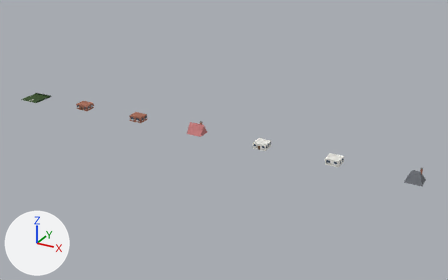
The Blender file objects/VanillaReplacements/Building/BLDHOU19/OG_BLDHOU19.blend: old version first, new version second.
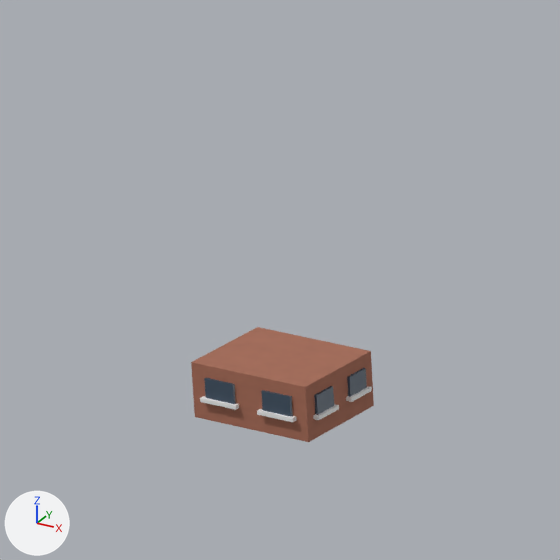
The first picture shows the older version from a 50 mm lens placed at (220.3, -208.7, 104.2), pointed at (103.3, 4.1, -2.2). The close-ups show the older and then the newer version on the part from 25% to 37% of the width and 28% to 48% of the height of that picture. Only the edits that show in the close-ups are written down. The axes (+X, +Y, +Z) are drawn at lower left. The lights are the same throughout.
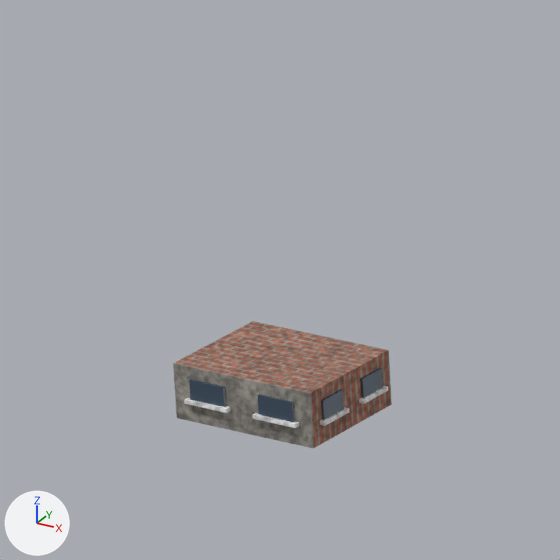
Where the newer file only moved an object's origin or applied its transform, the numbers keep the older frame.

The change, as a list of edits to the scene's bpy script:
```text
Change mat_brick_brick:
    remove # nodes: BsdfPrincipled, MixRGB, OutputMaterial, TexNoise, ValToRGB
    remove # colours: brown #ad6f59, light grey #cbcbcb, white #ffffff
    nodes: BsdfPrincipled, MixRGB x2, OutputMaterial, TexBrick, TexCoord x2, TexNoise x2, ValToRGB x2
    colours: brown #ad6f59, brown #9b634f, grey #959089, light grey #c8c8c8, white #ffffff, white #e9e9e9
Change me_cube_024:
    used by ob_cube_024; parent = ob_part2; location = (0.0, 0.512, 1.297)
    remove me_cube_024.from_pydata(...)  # 8 vertices, 6 faces; spans x -3.07..3.07, y -2.46..2.46, z -1.3..1.3
    add me_cube_024.from_pydata(...)  # 8 vertices, 6 faces; spans x -3.69..3.69, y -2.95..2.95, z -1.3..1.3
    me_cube_024 part 1: the whole mesh is scaled about its middle by (1.2, 1.2, 1)
Change ob_cube_025:
    ob_cube_025.location: (-1.535, -2.006, 1.556) -> (-1.843, -2.498, 1.556)
Change ob_cube_026:
    ob_cube_026.location: (-1.535, -2.08, 1.009) -> (-1.843, -2.571, 1.009)
Change ob_cube_027:
    ob_cube_027.location: (1.535, -2.006, 1.556) -> (1.843, -2.498, 1.556)
Change ob_cube_037:
    ob_cube_037.location: (3.132, -0.717, 1.556) -> (3.746, -0.962, 1.556)
Change ob_cube_039:
    ob_cube_039.location: (3.132, 1.74, 1.556) -> (3.746, 1.986, 1.556)
Change ob_cube_040:
    ob_cube_040.location: (3.206, 1.74, 1.009) -> (3.82, 1.986, 1.009)
```

What differs and where, as boxes (x1, y1, x2, y2) in the close-ups (560 x 560 px):
'Cube.024', surface changed, rescaled (20% wider, 10% taller): before (191, 327, 374, 442); after (173, 321, 392, 448)
'Cube.025', moved: before (204, 378, 236, 404); after (189, 379, 226, 407)
'Cube.027', moved: before (261, 390, 293, 417); after (258, 394, 295, 422)
'Cube.039', moved: before (347, 368, 367, 397); after (360, 368, 383, 398)
'Cube.037', moved: before (314, 386, 334, 415); after (321, 389, 344, 420)
'Cube.026', moved: before (200, 396, 239, 410); after (184, 398, 231, 413)
'Cube.040', moved: before (346, 386, 372, 402); after (359, 386, 388, 404)
